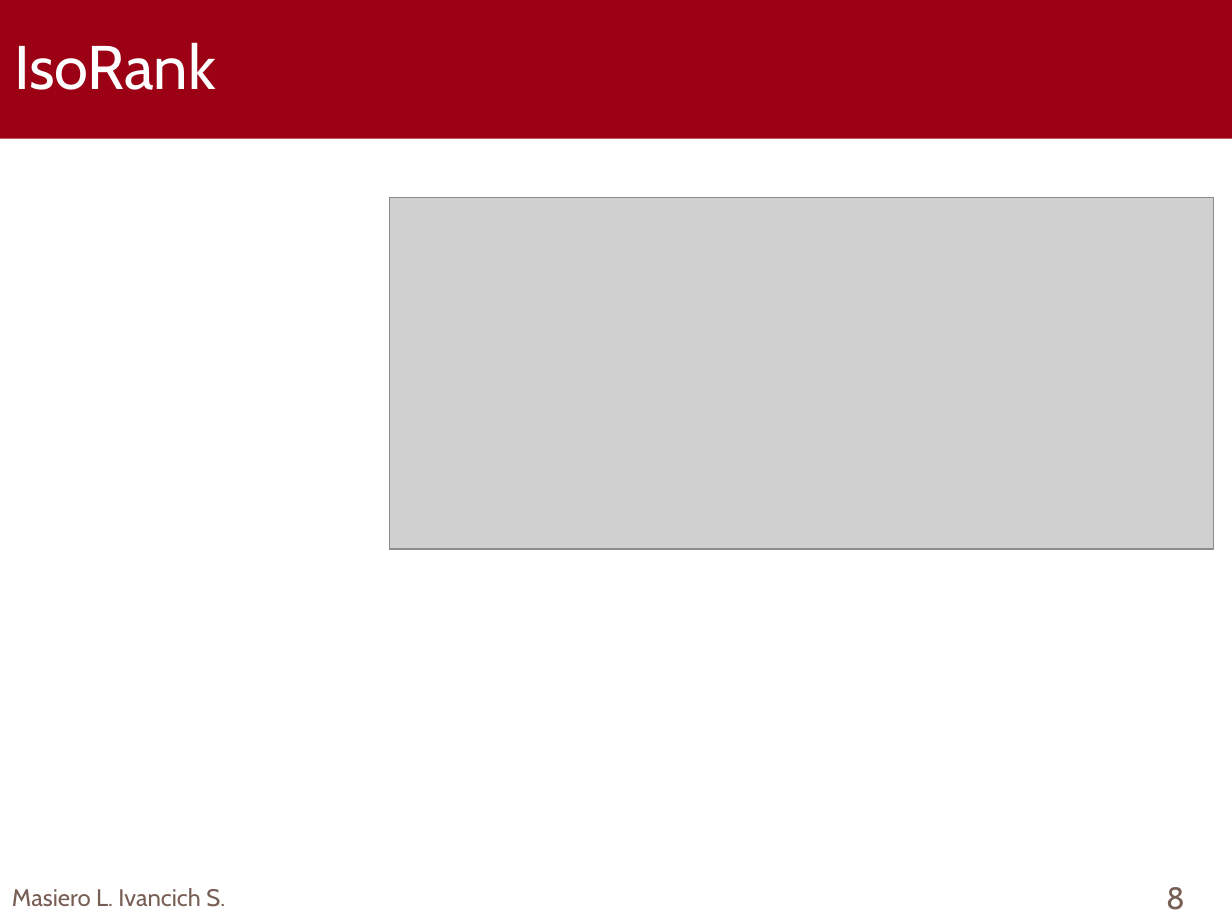
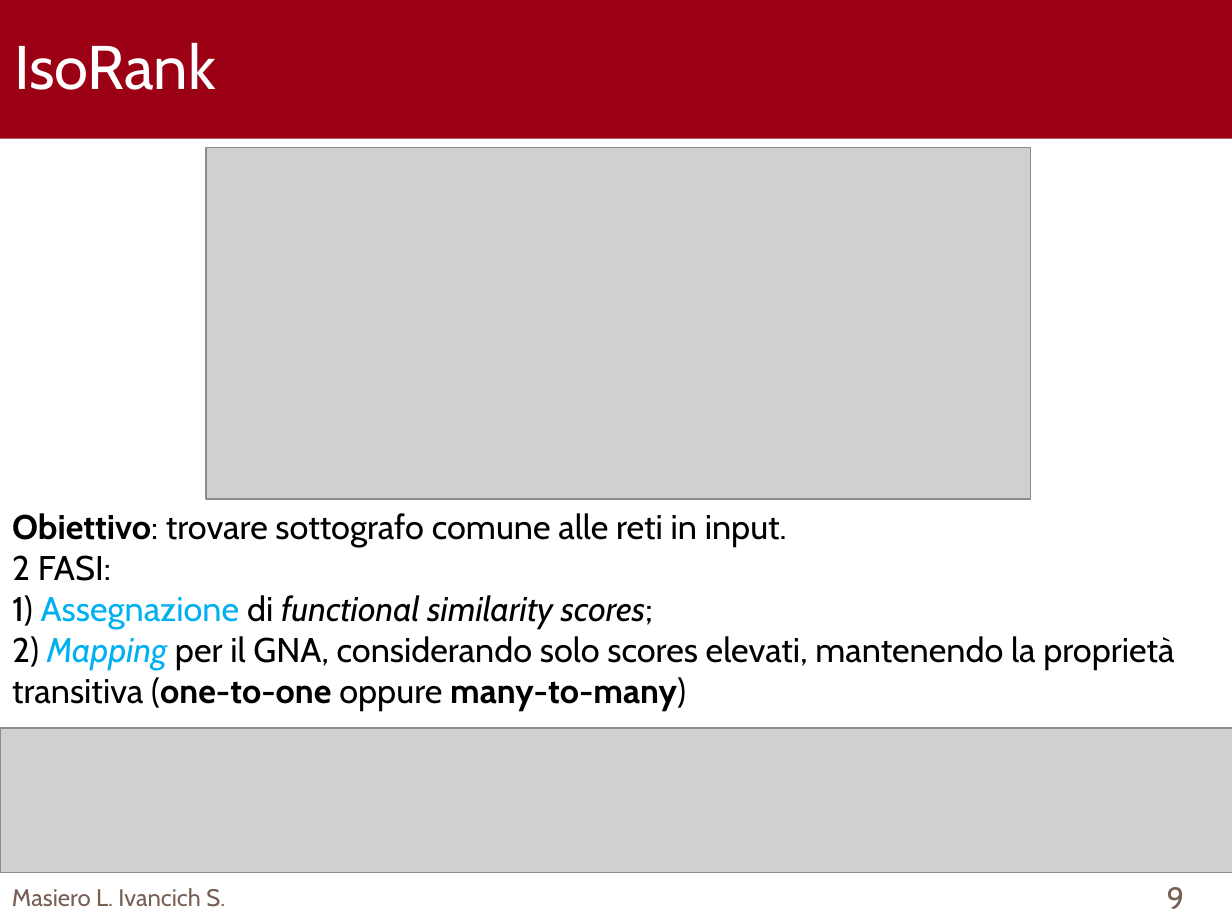
Before and after one commit to TyllanDrake/NetworkAlignment, a slide deck: slide 9 of Presentation/Presentation.pptx (slide 8 before the commit). Drawn at 1232x924 pixels with LibreOffice and Linux fonts; fonts in the diff are those of the drawing; grey boxes stand for pictures; background and template pictures are left out. Boxes give left, top, right and bottom in pixels: in the first picture for what was removed or moved away, otherwise in the second. Text is boxed around its words. In the diff, an @@ line names an element or a change of style, - is before the commit and + after.

```diff
--- a/Presentation/Presentation.pptx
+++ b/Presentation/Presentation.pptx
@@ picture: place and size @@
-picture at [389, 197, 1214, 548]
+picture at [206, 148, 1030, 499]
@@ text added at [12, 513, 1174, 712], 20 pt, text #000000 @@
+Obiettivo: trovare sottografo comune alle reti in input.
+2 FASI:
+1) Assegnazione di functional similarity scores;
+2) Mapping per il GNA, considerando solo scores elevati, mantenendo la proprietà transitiva (one-to-one oppure many-to-many)
@@ picture added at [0, 728, 1232, 873] @@
@@ page number at [1167, 887, 1185, 909]: text changed @@
-8
+9
```
Also in this commit, not shown: 3 other slides changed, 1 slide added.
